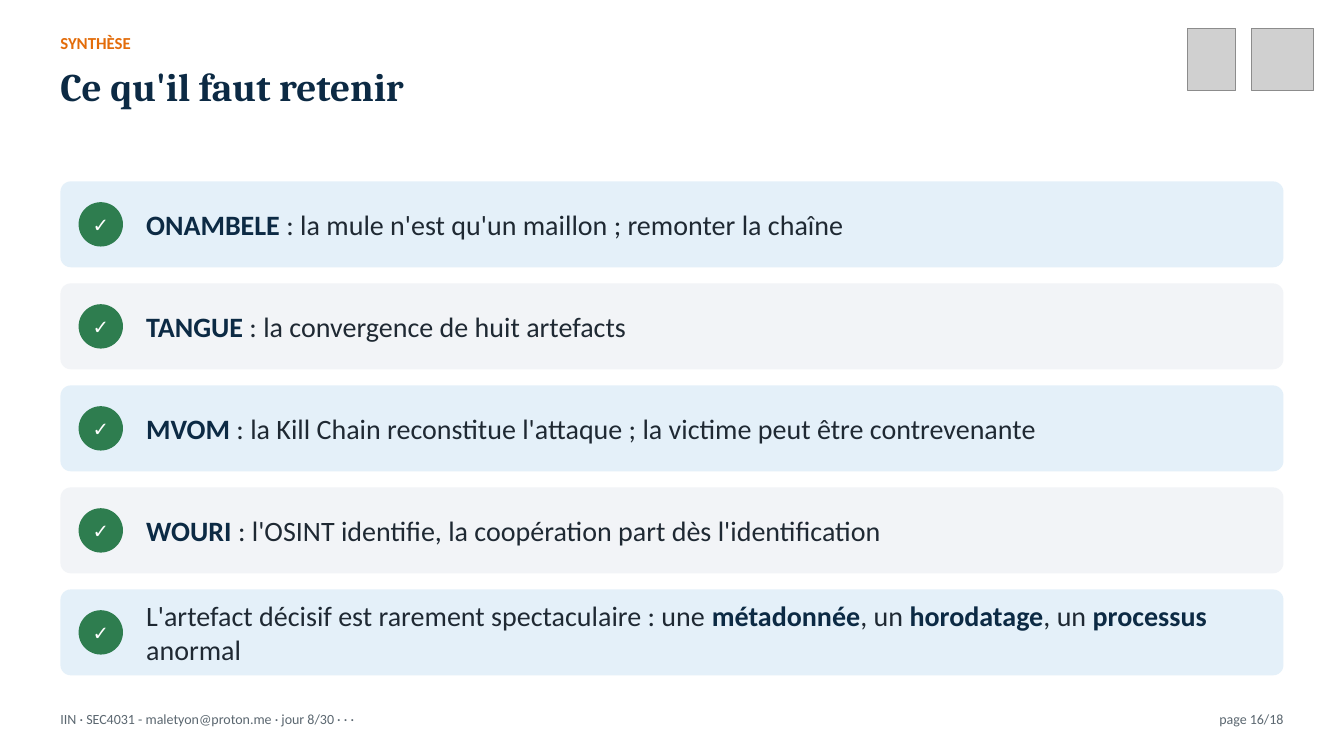
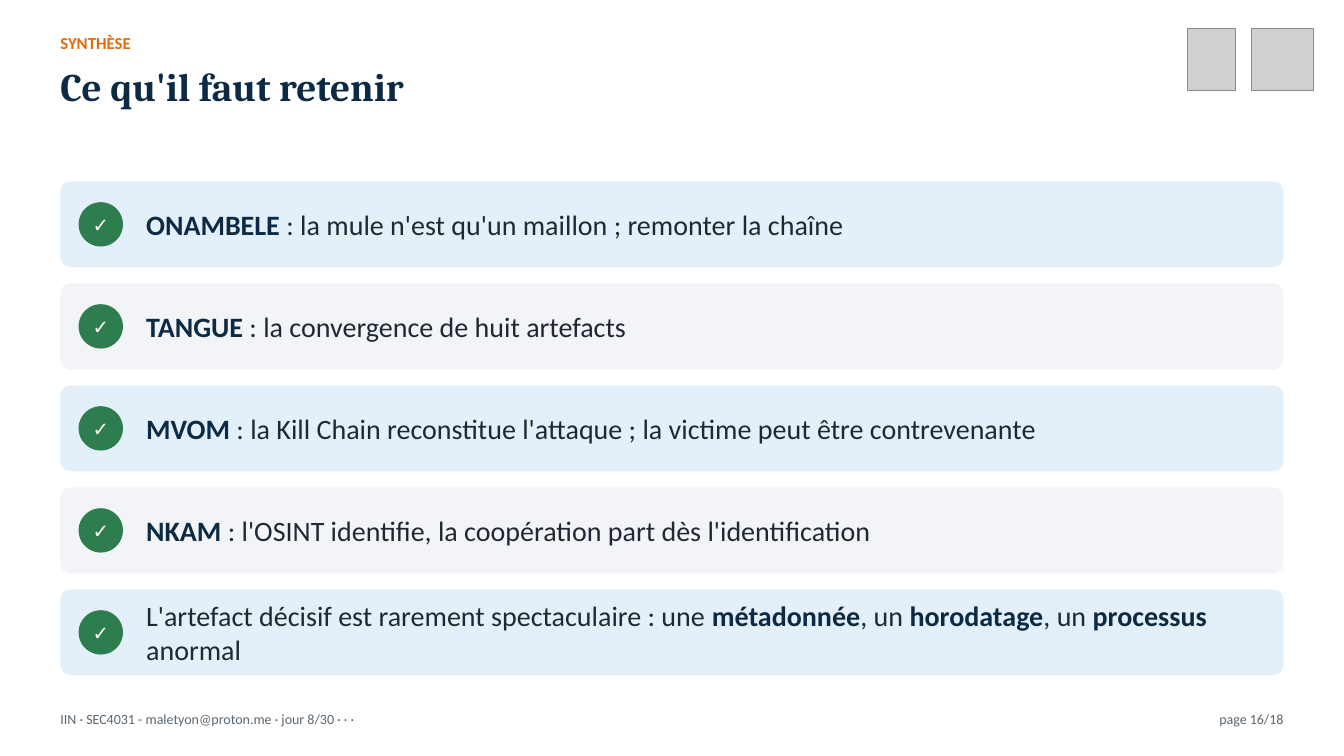
Before and after one commit to MaletYon/cours-iin, a slide deck: slide 16 of Présentation/IIN_J08.pptx. Drawn at 1344x756 pixels with LibreOffice and Linux fonts; fonts in the diff are those of the drawing; grey boxes stand for pictures. Boxes give left, top, right and bottom in pixels: in the first picture for what was removed or moved away, otherwise in the second. Text is boxed around its words. In the diff, an @@ line names an element or a change of style, - is before the commit and + after.

```diff
--- a/Présentation/IIN_J08.pptx
+++ b/Présentation/IIN_J08.pptx
@@ text at (146,521,871,546): text changed @@
-WOURI : l'OSINT identifie, la coopération part dès l'identification
+NKAM : l'OSINT identifie, la coopération part dès l'identification
```
Also in this commit, not shown: 4 other slides changed, 52 other files.
